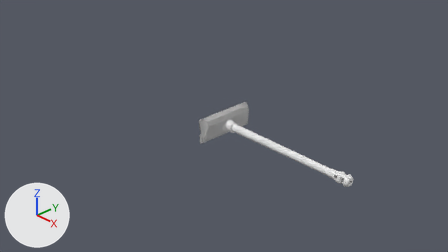
A saved change to the Blender file Assets/Prefabs/Tank/Imported Models/Cannons/m4a3.blend.
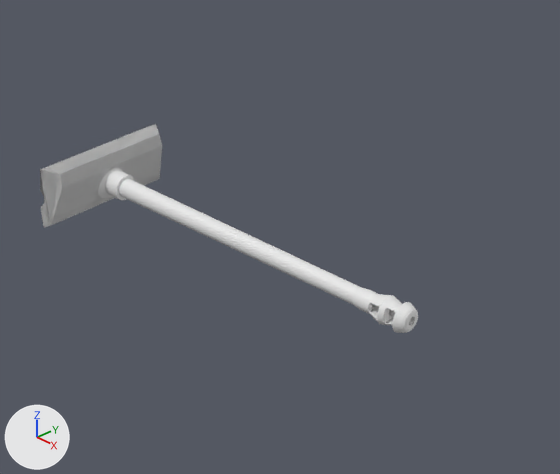
Old and new are each drawn from the file's camera 'Camera' and again close up on the part from 41% to 92% of the width and 20% to 97% of the height. Arrows for +X, +Y and +Z are at lower left; the lights stay in place.

The scene before the commit, as lines of its bpy script (objects in view):
```python
me_cylinder = bpy.data.meshes.new('Cylinder')
me_cylinder.from_pydata(...)  # 921 vertices, 850 faces; spans x 0.08..2.81, y -0.14..0.14, z -0.14..0.14
me_cylinder_001 = bpy.data.meshes.new('Cylinder.001')
me_cylinder_001.from_pydata(...)  # an 8-sided cylinder along x spanning x 0.1..2.82, y -0.12..0.12, z -0.12..0.12
me_plane_001 = bpy.data.meshes.new('Plane.001')
me_plane_001.from_pydata(...)  # 30 vertices, 17 faces; spans x -0.011..0.143, y -0.579..0.579, z -0.214..0.244
ob_cylinder = bpy.data.objects.new('Cylinder', me_cylinder)
ob_cylinder.location = (0.0, 0.0, 0.0)
ob_cylinder_001 = bpy.data.objects.new('Cylinder.001', me_cylinder_001)
ob_cylinder_001.location = (0.0, 0.0, 0.0)
ob_cylinder_001.hide_set(True)
ob_plane_001 = bpy.data.objects.new('Plane.001', me_plane_001)
ob_plane_001.location = (0.0, 0.0, 0.0)
```
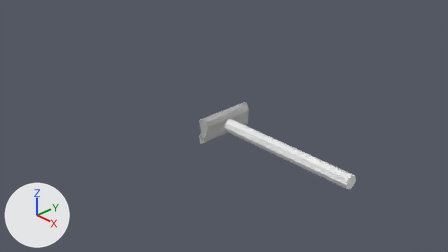
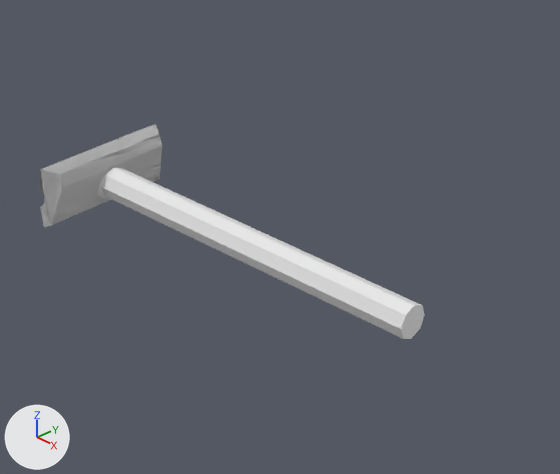
The newer file is also turned or shifted as a whole; pictures and numbers use the older file's frame.

The edits, one by one:
Object 'Cylinder.001' (ob_cylinder_001) is now shown.

Where the change shows, as pixel boxes [x1, y1, x2, y2] in the close-ups (560 x 474 px):
'Cylinder.001', shown: after [100, 167, 425, 339]
'Cylinder', unchanged, covered by the edit: before [98, 168, 418, 333]; after [98, 179, 108, 199]
'Plane.001', unchanged, covered by the edit: before [40, 124, 162, 227]
'Plane', unchanged, uncovered by the edit: after [40, 124, 162, 227]
